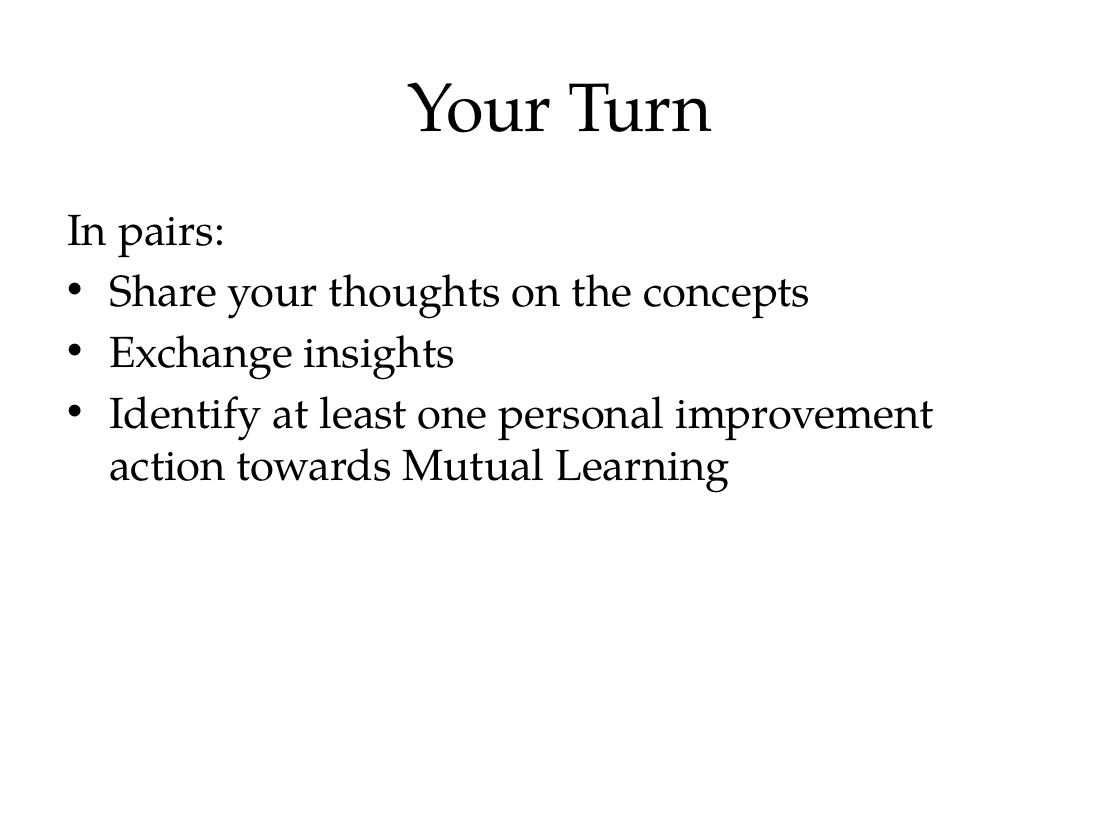
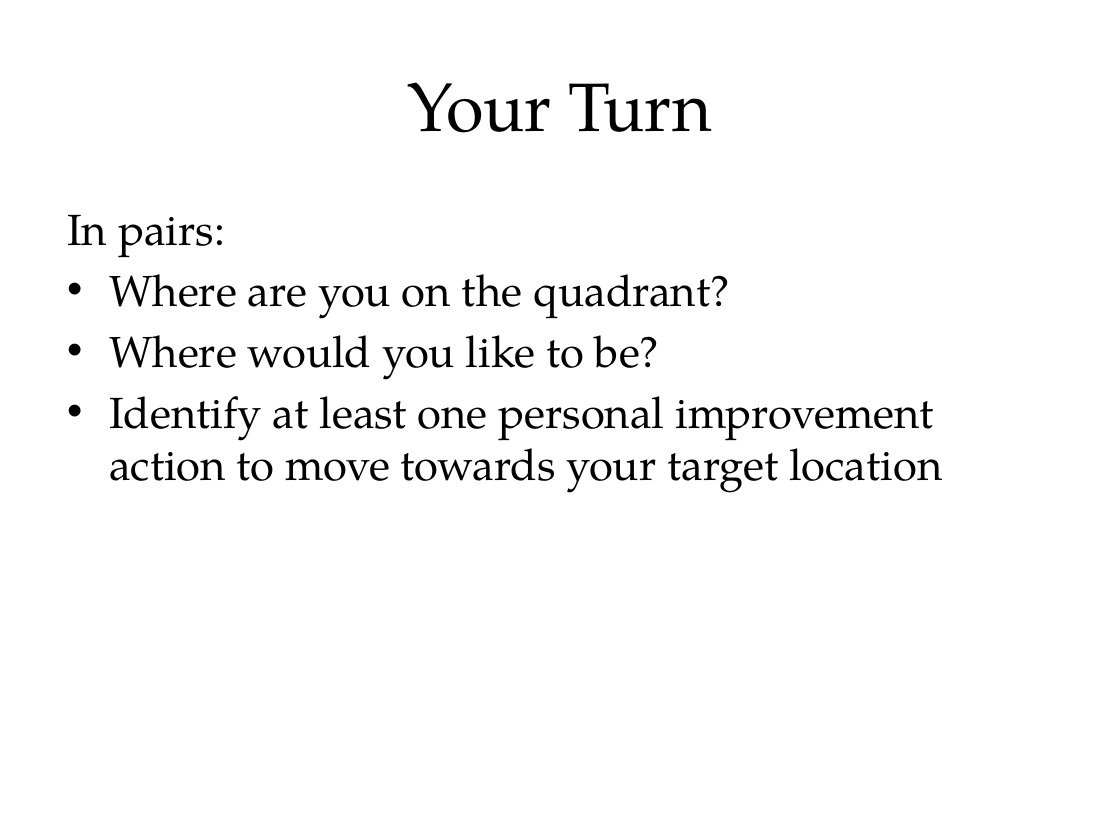
Before and after one commit to tumbarumba/effective-communication, a slide deck: slide 17 of The Fellowship of the Ring.pptx (slide 14 before the commit). Drawn at 1120x840 pixels with LibreOffice and Linux fonts; fonts in the diff are those of the drawing. Boxes give left, top, right and bottom in pixels: in the first picture for what was removed or moved away, otherwise in the second. Text is boxed around its words. In the diff, an @@ line names an element or a change of style, - is before the commit and + after.

```diff
--- a/The Fellowship of the Ring.pptx
+++ b/The Fellowship of the Ring.pptx
@@ text at (109, 274, 942, 493): text changed @@
-• Share your thoughts on the concepts
-• Exchange insights
-• Identify at least one personal improvement action towards Mutual Learning
+• Where are you on the quadrant?
+• Where would you like to be?
+• Identify at least one personal improvement action to move towards your target location
```
Also in this commit, not shown: 8 other slides changed, 7 slides added.
